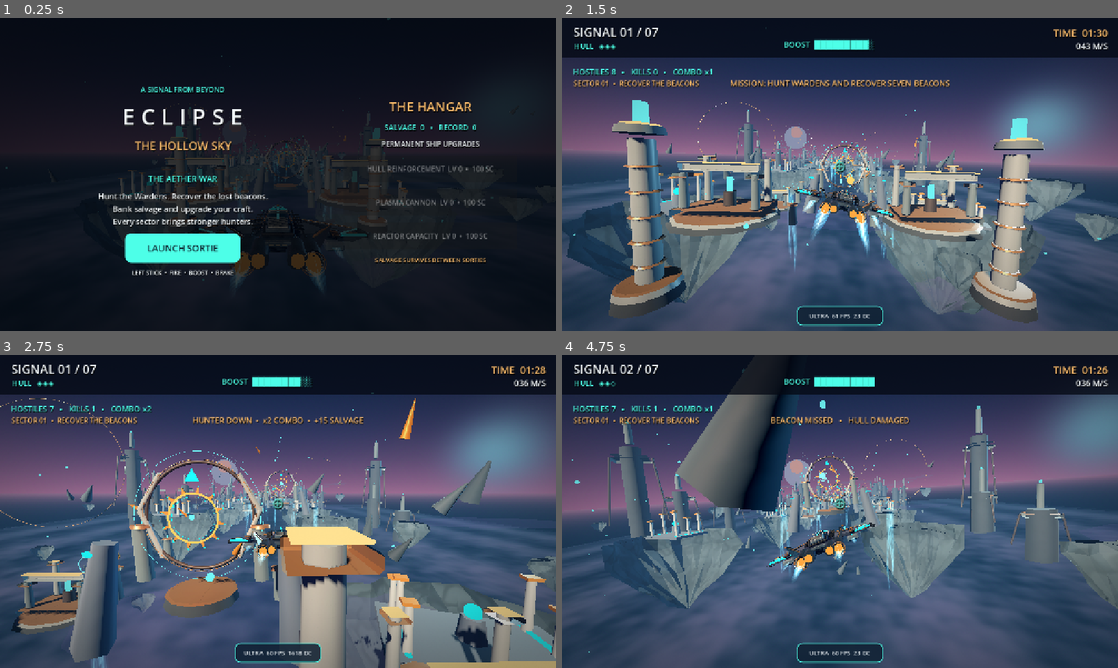
Above: before the commit, frames 1-4 (two rows, left to right).
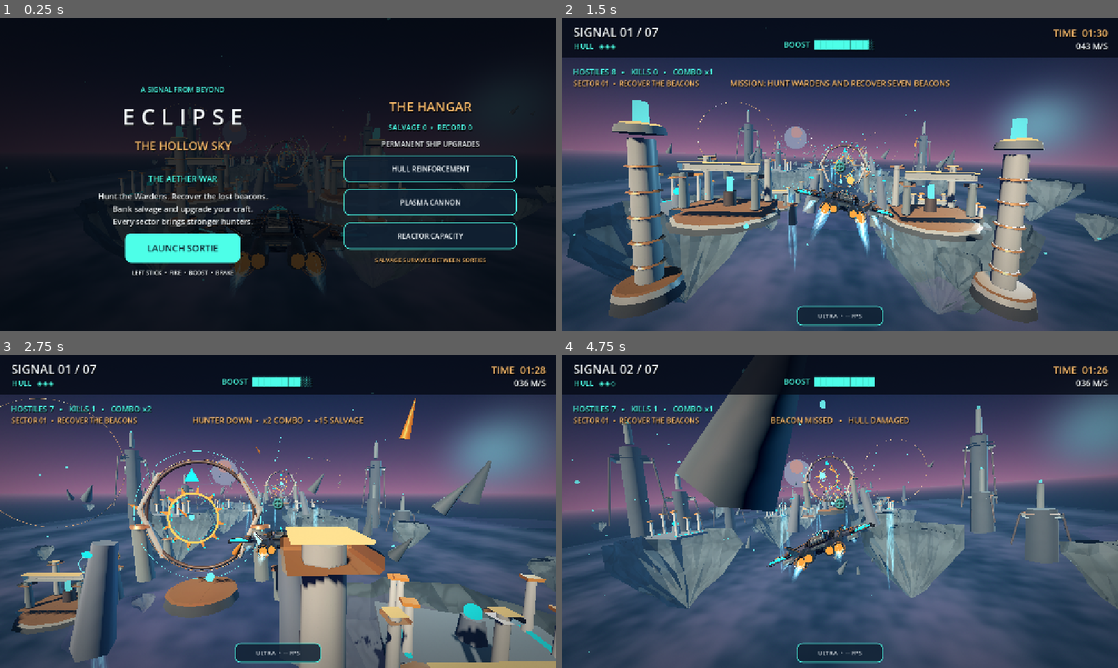
Above: after the commit, the same moments.

Repository: tpylman90-ctrl/Eclipse-The-Hollow-Sky
Game: Godot game, scene res://scenes/main.tscn
Same seed, same stepped clock (60 frames per second), same inputs: the game is played once before the commit and once after it.
Inputs (mouse positions are in pixels of both pictures, inside the frame that each line leads up to):
- Up to frame 1 (0.25 s): no input
- Up to frame 2 (1.5 s): click "LAUNCH SORTIE" at 0.5 s; tap Enter (start_game) at 1.25 s; move the mouse to (962, 158) at 1.27 s; hold D (steer_right) from 1.28 s (still down); hold Space (boost) from 1.28 s (still down); click (962, 158) at 1.42 s
- Up to frame 3 (2.75 s): release D (steer_right) at 2 s; release Space (boost) at 2 s; drag from (166, 527) to (250, 574) at 2.02 s
- Up to frame 4 (4.75 s): move the mouse to (895, 442) at 2.77 s; hold D (steer_right) 2.78-3.5 s; hold Enter (start_game) 2.78-3.5 s; drag from (812, 574) to (673, 464) at 3.52 s; move the mouse to (1006, 558) at 4.27 s; hold A (steer_left) from 4.28 s (still down); hold J (fire) from 4.28 s (still down)

The runs differ from the first frame. In frame 1, 2.0% of the frame differs, in the area x 44-93%, y 34-75%; in frame 2, 0.5%; in frame 3, 0.6%; in frame 4, 0.8%.
Error after the commit: Invalid access to property or key 'benchmark_requested' on a base object of type 'CanvasLayer (interface.gd)'. (res://scripts/game.gd:93)

Commit message:
Integrate spatial culling, Vulkan benchmark toggle and CPU/refresh telemetry into live flight

Diff:
--- a/scripts/game.gd
+++ b/scripts/game.gd
@@ -9,6 +9,7 @@
 const ArtScript = preload("res://scripts/art_direction.gd")
 const SkyFXScript = preload("res://scripts/sky_fx.gd")
 const CombatScript = preload("res://scripts/combat.gd")
+const RenderBudgetScript = preload("res://scripts/render_budget.gd")
 const PROGRESS_PATH := "user://eclipse_hangar.cfg"
 const GRAPHICS_NAMES := ["ULTRA", "HIGH", "SAFE"]
 
@@ -22,6 +23,8 @@
 var art_director: Node3D
 var sky_fx
 var combat
+var render_budget
+var benchmark_unlocked := false
 
 var elapsed := 0.0
 var time_remaining := 88.0
@@ -64,6 +67,11 @@
     sky_fx.name = "AmbientSkyEffects"
     add_child(sky_fx)
     craft.reset_flight()
+    # Static working-set traversal is built once, at scene load.
+    render_budget = RenderBudgetScript.new()
+    render_budget.name = "SpatialRenderBudget"
+    add_child(render_budget)
+    render_budget.configure(world, art_director, sky_fx, craft.chase_camera)
 
     combat = CombatScript.new()
     combat.name = "AetherHostiles"
@@ -82,6 +90,7 @@
     interface_layer.start_requested.connect(_start)
     interface_layer.restart_requested.connect(_start)
     interface_layer.graphics_preset_requested.connect(_cycle_graphics)
+    interface_layer.benchmark_requested.connect(_toggle_benchmark)
     interface_layer.upgrade_requested.connect(_buy_upgrade)
     interface_layer.hangar_requested.connect(_return_hangar)
     interface_layer.update_hangar(credits, record_score, upgrades)
@@ -161,6 +170,7 @@
     _apply_graphics()
     sound_system.play_launch()
     world.set_active_gate(0)
+    render_budget.update_budget(true)
     message = "MISSION: HUNT WARDENS AND RECOVER SEVEN BEACONS"
     interface_layer.show_play()
 
@@ -168,6 +178,7 @@
 func _process(delta: float) -> void:
     world.update_world(delta)
     sky_fx.update_fx(delta, mode == Mode.FLIGHT)
+    render_budget.tick(delta)
     sound_system.set_boost(craft.current_boost, delta)
     if mode != Mode.FLIGHT:
         return
@@ -181,9 +192,16 @@
         combo = 1
     if telemetry_elapsed > 0.55:
         telemetry_elapsed = 0.0
-        interface_layer.update_graphics_hud(GRAPHICS_NAMES[graphics_index],
+        interface_layer.update_graphics_hud(
+            GRAPHICS_NAMES[graphics_index],
             Engine.get_frames_per_second(),
-            int(Performance.get_monitor(Performance.RENDER_TOTAL_DRAW_CALLS_IN_FRAME)))
+            int(Performance.get_monitor(Performance.RENDER_TOTAL_DRAW_CALLS_IN_FRAME)),
+            Performance.get_monitor(Performance.TIME_PROCESS) * 1000.0,
+            Performance.get_monitor(Performance.TIME_PHYSICS_PROCESS) * 1000.0,
+            render_budget.visible_static,
+            render_budget.total_static,
+            DisplayServer.screen_get_refresh_rate(),
+            RenderingServer.get_current_rendering_method())
     if graphics_index == 1 and perf_elapsed >= 2.5 and elapsed > 6.0:
         perf_elapsed = 0.0
         var fps: int = Engine.get_frames_per_second()
@@ -263,6 +281,7 @@
     craft.set_active(true)
     combat.reset_sector(sector, int(upgrades["weapon"]))
     world.set_active_gate(0)
+    render_budget.update_budget(true)
     message = "SECTOR %02d CLEARED  •  +%d SALVAGE  •  NEXT: %s" % [completed, bonus, _mission_title()]
     message_age = 0.0
     sound_system.play_finish()
@@ -396,6 +415,7 @@
     view.msaa_3d = Viewport.MSAA_DISABLED
     if renderer != "gl_compatibility":
         view.screen_space_aa = Viewport.SCREEN_SPACE_AA_FXAA
+    render_budget.set_quality(graphics_index)
     if graphics_index == 0:
         if renderer != "gl_compatibility":
             view.scaling_3d_scale = 1.0
@@ -408,3 +428,14 @@
         if renderer != "gl_compatibility":
             view.scaling_3d_scale = 0.70
         sky_fx.set_low_effects(true)
+
+
+func _toggle_benchmark() -> void:
+    # VSync can cap measured FPS at the currently negotiated display refresh.
+    # This opt-in diagnostic is separate from visual presets; reset it to
+    # return to normal smooth presentation when finished benchmarking.
+    benchmark_unlocked = not benchmark_unlocked
+    DisplayServer.window_set_vsync_mode(
+        DisplayServer.VSYNC_DISABLED if benchmark_unlocked else DisplayServer.VSYNC_ENABLED)
+    interface_layer.update_benchmark(benchmark_unlocked)
+    telemetry_elapsed = 1.0
